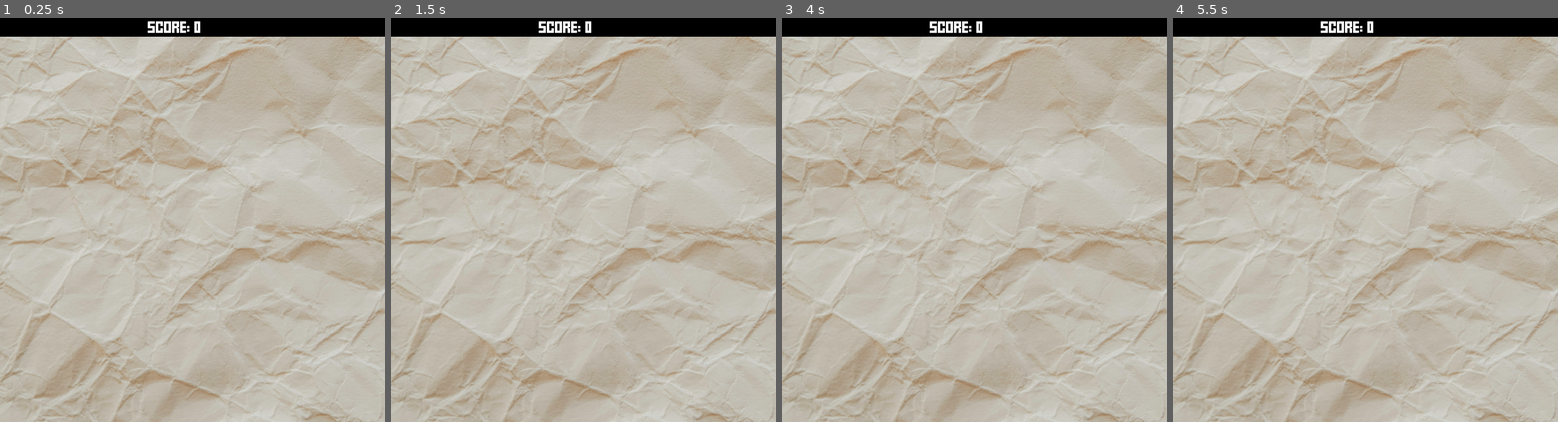
Above: before the commit, frames 1-4 (left to right).
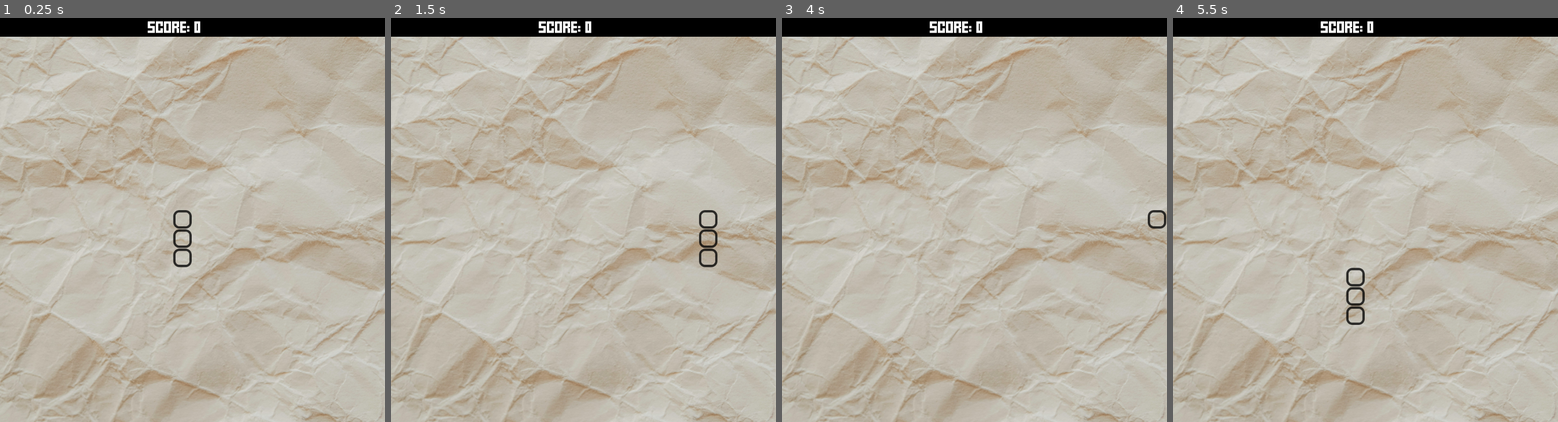
Above: after the commit, the same moments.

Repository: seriouslysean/game--snake
Game: Godot game, scene res://scenes/main.tscn
The game is run twice, just before and just after one commit, with the same random seed, the same clock (stepped at 60 frames per second) and the same inputs. Before the commit the project has no main scene; this scene is started directly in both runs.
Inputs:
- Up to frame 1 (0.25 s): no input
- Up to frame 2 (1.5 s): tap Enter at 0.5 s; hold Right (move_right, bound only after the commit) 0.53-1.28 s; hold Down (move_down, bound only after the commit) from 1.28 s (still down)
- Up to frame 3 (4 s): release Down (move_down, bound only after the commit) at 2.03 s; hold Right (move_right, bound only after the commit) 2.03-2.78 s; tap Space at 2.75 s; hold Up (move_up, bound only after the commit) 2.78-3.53 s; tap Enter at 3.5 s; hold Left (move_left, bound only after the commit) from 3.53 s (still down)
- Up to frame 4 (5.5 s): release Left (move_left, bound only after the commit) at 5.03 s; hold Down (move_down, bound only after the commit) from 5.03 s (still down)

The runs differ from the first frame. In frame 1, 0.3% of the frame differs, in the area x 44-50%, y 47-62%; in frame 2, 0.3%, in the area x 80-85%, y 47-62%; in frame 3, less than 0.1%; in frame 4, 0.3%.

Commit message:
Add snake movement via key presses

Diff:
--- a/project.godot
+++ b/project.godot
@@ -11,6 +11,7 @@
 [application]
 
 config/name="Rainbow Snake"
+run/main_scene="res://scenes/main.tscn"
 config/features=PackedStringArray("4.1", "Mobile")
 config/icon="res://icon.svg"
 
@@ -19,6 +20,33 @@
 window/size/viewport_width=1000
 window/size/viewport_height=1050
 
+[input]
+
+move_up={
+"deadzone": 0.5,
+"events": [Object(InputEventKey,"resource_local_to_scene":false,"resource_name":"","device":0,"window_id":0,"alt_pressed":false,"shift_pressed":false,"ctrl_pressed":false,"meta_pressed":false,"pressed":false,"keycode":0,"physical_keycode":4194320,"key_label":0,"unicode":0,"echo":false,"script":null)
+, Object(InputEventJoypadButton,"resource_local_to_scene":false,"resource_name":"","device":-1,"button_index":11,"pressure":0.0,"pressed":false,"script":null)
+]
+}
+move_right={
+"deadzone": 0.5,
+"events": [Object(InputEventKey,"resource_local_to_scene":false,"resource_name":"","device":-1,"window_id":0,"alt_pressed":false,"shift_pressed":false,"ctrl_pressed":false,"meta_pressed":false,"pressed":false,"keycode":0,"physical_keycode":4194321,"key_label":0,"unicode":0,"echo":false,"script":null)
+, Object(InputEventJoypadButton,"resource_local_to_scene":false,"resource_name":"","device":-1,"button_index":14,"pressure":0.0,"pressed":false,"script":null)
+]
+}
+move_down={
+"deadzone": 0.5,
+"events": [Object(InputEventKey,"resource_local_to_scene":false,"resource_name":"","device":-1,"window_id":0,"alt_pressed":false,"shift_pressed":false,"ctrl_pressed":false,"meta_pressed":false,"pressed":false,"keycode":0,"physical_keycode":4194322,"key_label":0,"unicode":0,"echo":false,"script":null)
+, Object(InputEventJoypadButton,"resource_local_to_scene":false,"resource_name":"","device":-1,"button_index":12,"pressure":0.0,"pressed":false,"script":null)
+]
+}
+move_left={
+"deadzone": 0.5,
+"events": [Object(InputEventKey,"resource_local_to_scene":false,"resource_name":"","device":-1,"window_id":0,"alt_pressed":false,"shift_pressed":false,"ctrl_pressed":false,"meta_pressed":false,"pressed":false,"keycode":0,"physical_keycode":4194319,"key_label":0,"unicode":0,"echo":false,"script":null)
+, Object(InputEventJoypadButton,"resource_local_to_scene":false,"resource_name":"","device":-1,"button_index":13,"pressure":0.0,"pressed":false,"script":null)
+]
+}
+
 [rendering]
 
 renderer/rendering_method="mobile"
--- a/scenes/main.gd
+++ b/scenes/main.gd
@@ -7,18 +7,88 @@
 
 # grid variables
 var cells : int = 20
-var cells_size : int = 50
+var cell_size : int = 50
 
 # snake variables
 var old_data : Array
 var snake_data : Array
 var snake : Array
 
+# movement variables
+var start_pos = Vector2(9, 9)
+var up = Vector2(0, -1)
+var down = Vector2(0, 1)
+var left = Vector2(-1, 0)
+var right = Vector2(1, 0)
+var move_direction : Vector2
+var can_move : bool = false
+
 # Called when the node enters the scene tree for the first time.
 func _ready():
-	pass # Replace with function body.
+	new_game()
 
+func new_game():
+	score = 0
+	$HUD.get_node("ScoreLabel").text = str(score)
+	move_direction = up
+	can_move = true
+	generate_snake()
+
+func generate_snake():
+	old_data.clear()
+	snake_data.clear()
+	snake.clear()
+	#starting with the start_pos, create tail segments vertically down
+	for i in range(3):
+		add_segment(start_pos + Vector2(0, i))
+
+func add_segment(pos):
+	snake_data.append(pos)
+	var SnakeSegment = snake_scene.instantiate()
+	SnakeSegment.position = (pos * cell_size) + Vector2(0, cell_size)
+	add_child(SnakeSegment)
+	snake.append(SnakeSegment)
 
 # Called every frame. 'delta' is the elapsed time since the previous frame.
 func _process(delta):
-	pass
+	move_snake()
+
+func move_snake():
+	if not can_move:
+		return
+	# update movement from key presses
+	if Input.is_action_just_pressed("move_up") and move_direction != down:
+		move_direction = up
+		can_move = false
+		if not game_started:
+			start_game()
+	if Input.is_action_just_pressed("move_right") and move_direction != left:
+		move_direction = right
+		can_move = false
+		if not game_started:
+			start_game()
+	if Input.is_action_just_pressed("move_down") and move_direction != up:
+		move_direction = down
+		can_move = false
+		if not game_started:
+			start_game()
+	if Input.is_action_just_pressed("move_left") and move_direction != right:
+		move_direction = left
+		can_move = false
+		if not game_started:
+			start_game()
+
+func start_game():
+	game_started = true
+	$MoveTimer.start()
+
+func _on_move_timer_timeout():
+	# allow snake movement
+	can_move = true
+	old_data = [] + snake_data
+	snake_data[0] += move_direction
+	for i in range(len(snake_data)):
+		# move all segments ahead by 1
+		if i > 0:
+			snake_data[i] = old_data[i - 1]
+		snake[i].position = (snake_data[i] * cell_size) + Vector2(0, cell_size)
--- a/scenes/main.tscn
+++ b/scenes/main.tscn
@@ -15,3 +15,8 @@
 position = Vector2(2.08165e-12, 50)
 texture = ExtResource("2_ns5ta")
 centered = false
+
+[node name="MoveTimer" type="Timer" parent="."]
+wait_time = 0.1
+
+[connection signal="timeout" from="MoveTimer" to="." method="_on_move_timer_timeout"]
--- a/scenes/snake_segment.tscn
+++ b/scenes/snake_segment.tscn
@@ -2,17 +2,19 @@
 
 [sub_resource type="StyleBoxFlat" id="StyleBoxFlat_qi26o"]
 bg_color = Color(0.6, 0.6, 0.6, 0)
-border_width_left = 8
-border_width_top = 8
-border_width_right = 8
-border_width_bottom = 8
-border_color = Color(0, 0, 0, 0.941176)
-corner_radius_top_left = 8
-corner_radius_top_right = 8
-corner_radius_bottom_right = 8
-corner_radius_bottom_left = 8
+border_width_left = 6
+border_width_top = 6
+border_width_right = 6
+border_width_bottom = 6
+border_color = Color(0, 0, 0, 0.784314)
+corner_radius_top_left = 15
+corner_radius_top_right = 15
+corner_radius_bottom_right = 15
+corner_radius_bottom_left = 15
 
 [node name="SnakeSegment" type="Panel"]
-offset_right = 50.0
-offset_bottom = 50.0
+offset_left = 1.0
+offset_top = 1.0
+offset_right = 49.0
+offset_bottom = 49.0
 theme_override_styles/panel = SubResource("StyleBoxFlat_qi26o")
